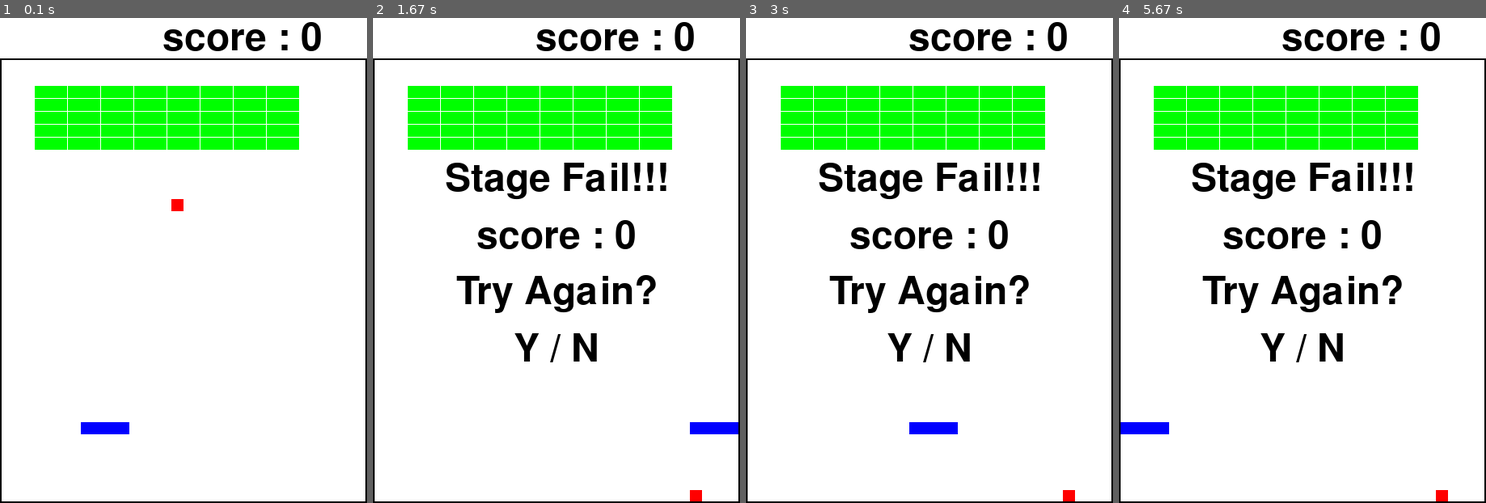
Above: before the commit, frames 1-4 (left to right).
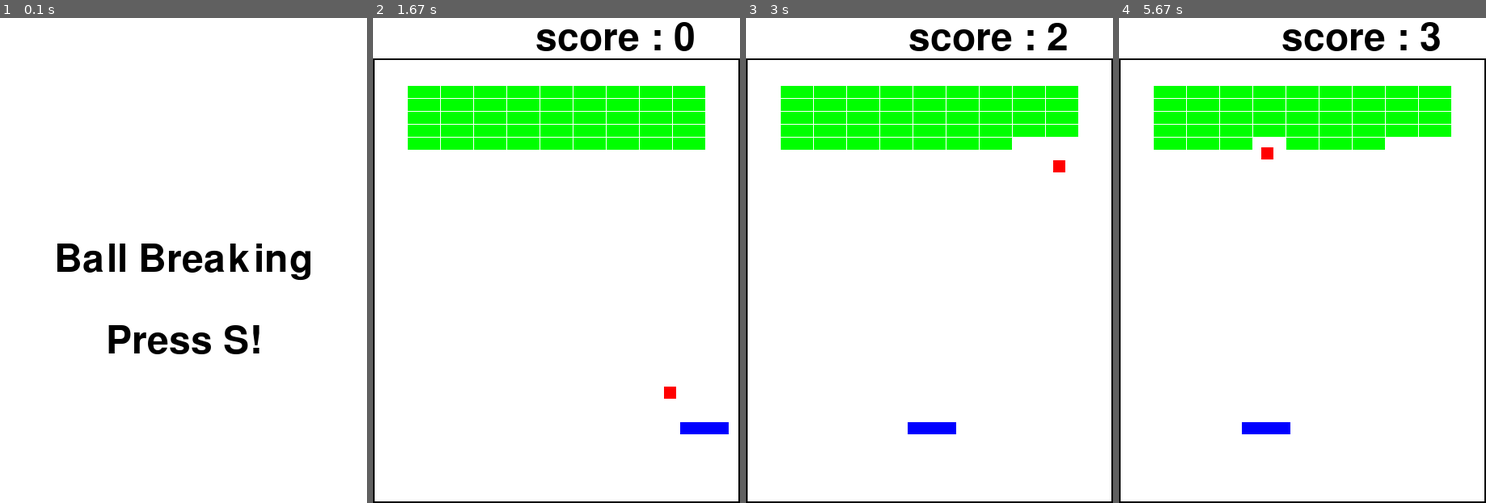
Above: after the commit, the same moments.

Repository: jeojw/code_practice
Game: pygame game, started from pygames/ball_breaking.py
Two runs of this game, one before a commit and one after it. Both use one fixed random seed, a clock stepped at 60 frames per second and the inputs below.
Inputs:
- Up to frame 1 (0.1 s): no input
- Up to frame 2 (1.67 s): tap S at 0.33 s; hold Right 0.67-1.13 s; hold Right 1.17-1.63 s
- Up to frame 3 (3 s): hold Left 1.67-2.2 s; hold Left 2.23-2.63 s; hold Right from 2.67 s (still down)
- Up to frame 4 (5.67 s): release Right at 3.3 s; hold Left 3.33-3.8 s; hold Right 3.83-4.3 s; hold Right 4.33-4.8 s; hold Left 4.83-5.37 s; hold Left from 5.4 s (still down)

The runs differ from the first frame. In frame 1, 15% of the frame differs, in the area x 0-100%, y 0-100%; in frame 2, 5.9%; in frame 3, 5.9%; in frame 4, 6.8%.

Commit message:
Update ball_breaking.py

Diff:
--- a/pygames/ball_breaking.py
+++ b/pygames/ball_breaking.py
@@ -1,4 +1,6 @@
 import pygame
+import sys
+import time
 
 class Object(object):
     def __init__(self, color, x_pos, y_pos, width, height):
@@ -9,21 +11,14 @@
         self.y_pos = y_pos
         self.hitbox = pygame.Rect(self.x_pos, self.y_pos,
                                   self.width, self.height)
-        self.poslist = [self.hitbox.left, self.hitbox.right,
-                        self.hitbox.top, self.hitbox.bottom]
 
     def draw(self):
-        pygame.draw.rect(screen, self.color, [self.x_pos, self.y_pos,
+        pygame.draw.rect(screen, self.color, [self.hitbox.x, self.hitbox.y,
                                               self.width, self.height])
 
     def move(self, x_pos, y_pos):
-        self.x_pos += x_pos
-        self.y_pos += y_pos
-
-    def updatehitbox(self, x_pos, y_pos):
-        self.move(x_pos, y_pos)
-        self.hitbox.x = self.x_pos
-        self.hitbox.y = self.y_pos
+        self.hitbox.x += x_pos
+        self.hitbox.y += y_pos
 
     def checkcollision(self, Ahitbox):
         if(pygame.Rect.colliderect(self.hitbox, Ahitbox)):
@@ -38,10 +33,10 @@
     def move(self, x_pos, y_pos):
         super().move(x_pos, y_pos)
 
-        if(self.x_pos < 2):
-            self.x_pos = 2
-        elif(self.x_pos > 452 - self.width):
-            self.x_pos = 452 - self.width
+        if(self.hitbox.x < 2):
+            self.hitbox.x = 2
+        elif(self.hitbox.x > 452 - self.width):
+            self.hitbox.x = 452 - self.width
 
 class Block(Object):
     def __init__(self, color, x_pos, y_pos, width, height):
@@ -108,68 +103,75 @@
 
 x_size = 454
 y_size = 600
-screen = pygame.display.set_mode((x_size, y_size)) # 창 사이즈  설정
-
-pygame.display.set_caption("Wall Breaking") # 창 이름 설정
-
-clock = pygame.time.Clock() # FPS
-global x_pos
-x_pos = 100
-global y_pos
-y_pos = 500
-
-gulimfont = pygame.font.SysFont('굴림', 70)
+fps = 60
 
 def write(Text, color, x_pos, y_pos):
-    surface = gulimfont.render(Text, True, color)
+    surface = font.render(Text, True, color)
     rect = surface.get_rect()
     rect.center = (x_pos, y_pos)
     screen.blit(surface, rect)
 
+def StartScreen():
+    while True:
+        screen.fill(WHITE)
+        write('Ball Breaking', BLACK, x_size / 2, y_size / 2)
+        write('Press S!', BLACK, x_size / 2, y_size * (2 / 3))
+        pygame.display.update()
+
+        for event in pygame.event.get():
+            if (event.type == pygame.KEYDOWN):
+                if (event.key == pygame.K_s):
+                    return False
+
+def GameoverScreen():
+    write('Stage Fail!!!', BLACK, x_size / 2, 200)
+    write('Try Again?', BLACK, x_size / 2, 270)
+    write('Y / N', BLACK, x_size / 2, 340)
+    pygame.display.update()
+    pygame.time.wait(500)
+
+    for event in pygame.event.get():
+        if (event.type == pygame.KEYDOWN):
+            if (event.key == pygame.K_y):
+                return True
+            elif (event.key == pygame.K_n):
+                pygame.quit()
+                sys.exit()
+
 def clear(curscore):
     write('Stage Clear!!!', BLACK, x_size / 2, 300)
     write('score : ' + str(curscore), BLACK, x_size / 2, 370)
 
-def fail(curscore):
-    write('Stage Fail!!!', BLACK, x_size / 2, 200)
-    write('score : ' + str(curscore), BLACK, x_size / 2, 270)
-    write('Try Again?', BLACK, x_size / 2, 340)
-    write('Y / N', BLACK, x_size / 2, 410)
-
 def rungame(): # 시작 함수
     screen.fill(WHITE)
 
     blocklist = []
     for i in range(2, 7):
-        for j in range(1, 9):
+        for j in range(1, 10):
             blocklist.append(Block(GREEN, 2 + 41 * j, 52 + 16 * i, 40, 15))
     player = Player(BLUE, 100, 500, 60, 15)
     ball = Ball(RED, 200, 200, 15, 15)
-    ballspeed = [1, 2]
+    ballspeed = [2, 4]
     wall_1 = Wall(BLACK, 0, 50, 2, y_size)
     wall_2 = Wall(BLACK, 0, 50, x_size, 2)
     wall_3 = Wall(BLACK, x_size - 2, 50, 2, y_size)
     wall_4 = Wall(BLACK, 0, y_size - 2, x_size, 2)
-
-    roop = True
+    walllist = [wall_1, wall_2, wall_3, wall_4]
     score = 0
-    fps = 60
-
-    while roop:
+
+    while True:
         for event in pygame.event.get():
             if event.type == pygame.QUIT:
-                roop = False
+                pygame.quit()
+                sys.exit()
 
         keys = pygame.key.get_pressed()
         if(keys[pygame.K_LEFT]):
             player.move(-5, 0)
-            player.updatehitbox(-5, 0)
         elif(keys[pygame.K_RIGHT]):
             player.move(5, 0)
-            player.updatehitbox(5, 0)
 
         ball.move(ballspeed[0], ballspeed[1])
-        ball.updatehitbox(ballspeed[0], ballspeed[1])
 
         if(ball.checkcollision(wall_1.hitbox) or
            ball.checkcollision(wall_3.hitbox)):
@@ -199,27 +201,20 @@
             ballspeed[1] *= -1
 
         screen.fill(WHITE)
-        gulimfont = pygame.font.SysFont('굴림', 70)
-        curscore = gulimfont.render('score : ' + str(score), 1, BLACK)
+        curscore = font.render('score : ' + str(score), 1, BLACK)
         scorerect = curscore.get_rect()
         scorerect.center = (300, 25)
         screen.blit(curscore, scorerect)
         player.draw()
         ball.draw()
-        wall_1.draw()
-        wall_2.draw()
-        wall_3.draw()
-        wall_4.draw()
+        for wall in walllist:
+            wall.draw()
         for b in blocklist:
             b.draw()
         if(ball.checkcollision(wall_4.hitbox)):
             ballspeed[0] = 0
             ballspeed[1] = 0
-            fail(score)
-            if(keys[pygame.K_y]):
-                pygame.init() ##??
-            if(keys[pygame.K_n]):
-                break
+            break
         if(len(blocklist) == 0):
             ballspeed[0] = 0
             ballspeed[1] = 0
@@ -227,6 +222,20 @@
         pygame.display.flip() # 업데이트 함수
         clock.tick(fps)
 
-    pygame.quit()
-
-rungame()
+def main():
+    global clock, screen, font
+    pygame.init()
+    clock = pygame.time.Clock()
+    screen = pygame.display.set_mode((x_size, y_size))
+    font = pygame.font.SysFont('굴림', 70)
+
+
+    pygame.display.set_caption("Wall Breaking")
+
+    StartScreen()
+    while True:
+        rungame()
+        GameoverScreen()
+
+if (__name__ == '__main__'):
+    main()
